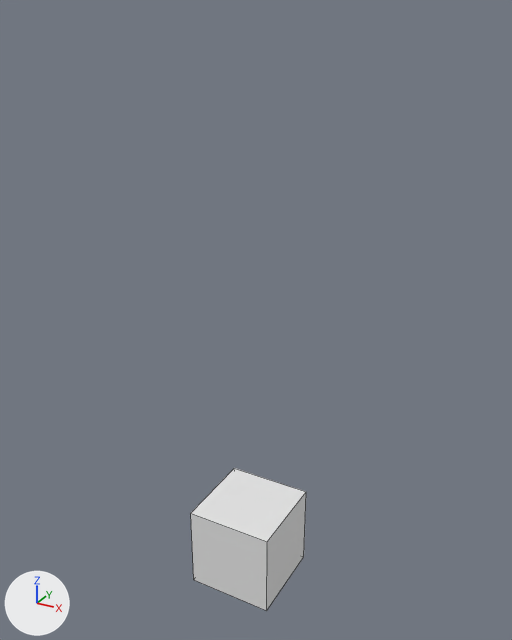
The Blender file tb/entities/entities.blend, before and after one commit.
Camera for both pictures: a 50 mm camera at (6.7, -11.86, 11.66) aimed at (-0.01, 0.33, 5.56). The lights are fixed; the arrows at lower left show +X, +Y and +Z. The picture after the commit comes second. Mesh edges are drawn as thin lines.

In view in the first picture: 'Terrain'.
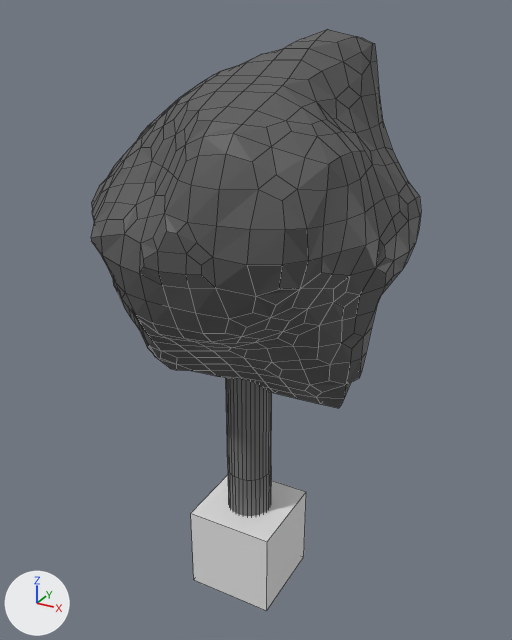
Patch to the scene script:
```diff
--- a/tb/entities/entities.blend.py
+++ b/tb/entities/entities.blend.py
@@ mat_leaf01 @@
+mat_leaf01 = principled_material('LEAF01')
+mat_leaf01.base_color = (0.0956, 0.0956, 0.0956)  # dark grey #575757
@@ mat_n006 @@
+mat_n006 = principled_material('N006')
+mat_n006.base_color = (0.175, 0.175, 0.175)  # grey #747474
@@ me_icosphere @@
+me_icosphere.from_pydata(...)  # 843 vertices, 814 faces; spans x -3.46..3.18, y -3.15..3.26, z 0.0..11.32
+# faces by material slot: [748, 66]
+me_icosphere.materials.append(mat_leaf01)  # dark grey #575757
+me_icosphere.materials.append(mat_n006)  # grey #747474
@@ ob_tree @@
+ob_tree = bpy.data.objects.new('Tree', me_icosphere)
+ob_tree.location = (0.0, 0.0, 0.0)
```

Location of each change, [x1, y1, x2, y2] in pixels of the pictures (512 x 640 px):
'Tree', added: after [91, 29, 421, 516]
    faces in mat_leaf01 (dark grey #575757): [91, 29, 421, 408]
    faces in mat_n006 (grey #747474): [226, 378, 272, 516]
